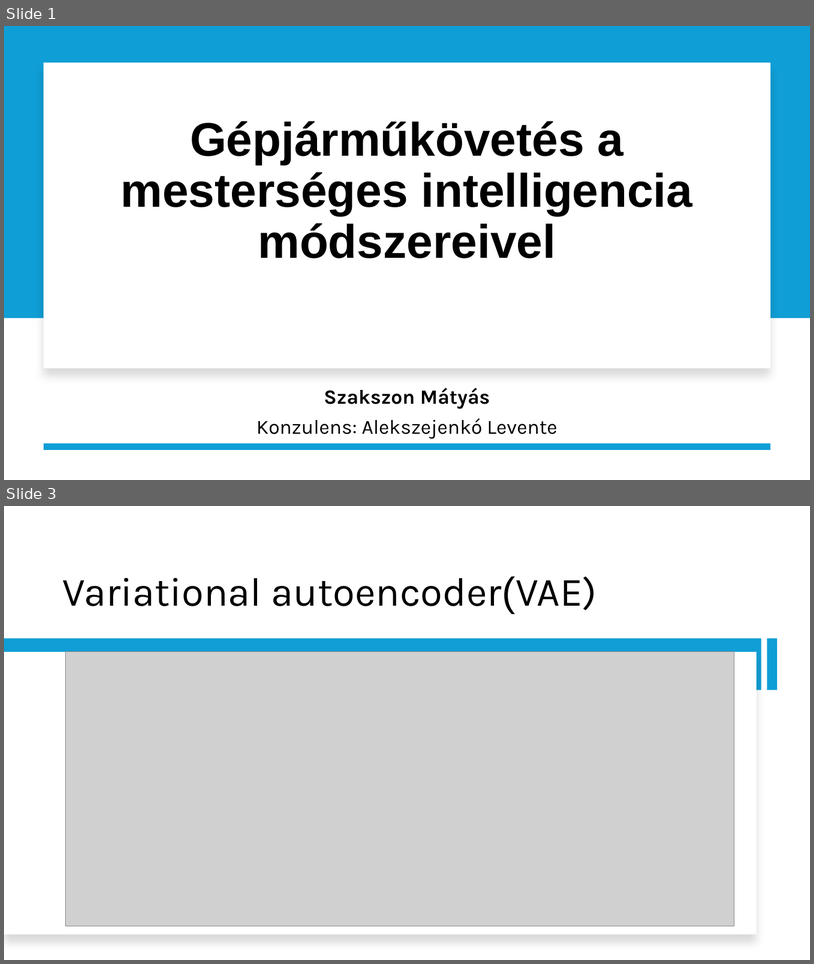
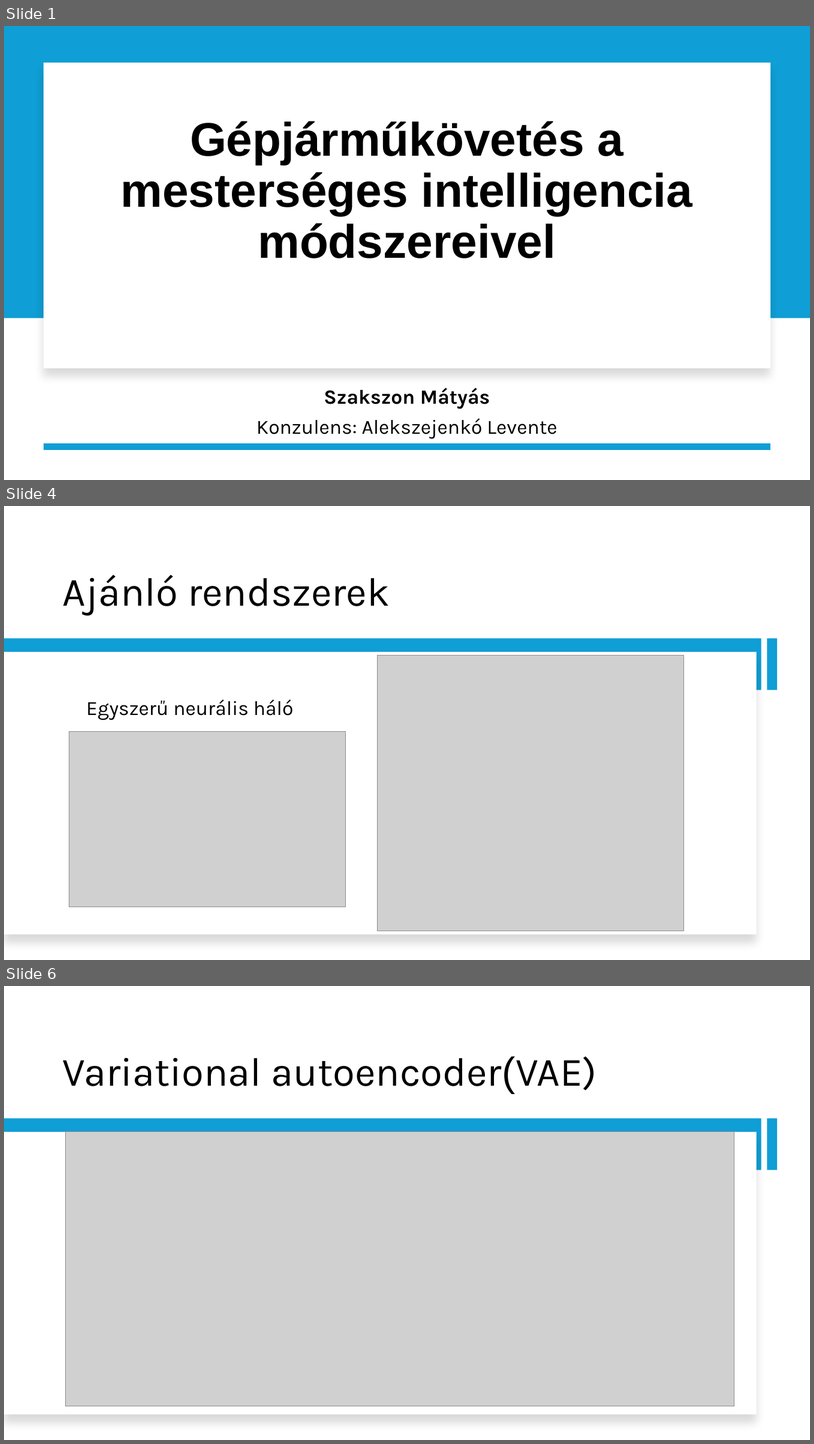
Before and after one commit to Matyiko/Dipterv, a slide deck: Gépjárműkövetés a mesterséges intelligencia módszereivel.pptx. Shown one above the other, each under a label of ours: slides 1 and 3 before the commit, slides 1, 4 and 6 after it; the slides between them are not shown. The pictures are 814x964 and 814x1444 pixels, drawn with LibreOffice and Linux fonts; fonts in the diff are those of the drawing; grey boxes stand for pictures. Boxes give left, top, right and bottom in pixels: in the first picture for what was removed or moved away, otherwise in the second. Text is boxed around its words. In the diff, an @@ line names an element or a change of style, - is before the commit and + after.

```diff
--- a/Gépjárműkövetés a mesterséges intelligencia módszereivel.pptx
+++ b/Gépjárműkövetés a mesterséges intelligencia módszereivel.pptx
@@ slide 4 added at (4, 506, 810, 960), background #FFFFFF @@
@@ title added at (63, 574, 390, 616), 48 pt, text #000000 @@
+Ajánló rendszerek
@@ rectangle added at (4, 639, 762, 690), fill #0F9ED5 @@
@@ rectangle added at (767, 639, 778, 690), fill #0F9ED5 @@
@@ rectangle added at (4, 652, 757, 934), fill #FFFFFF @@
@@ picture added at (378, 655, 684, 931) @@
@@ text added at (86, 699, 294, 720), 24 pt, text #000000 @@
+Egyszerű neurális háló
@@ picture added at (69, 731, 345, 906) @@
@@ what was slide 3 is now slide 6 @@
```
Also in this commit, not shown: 4 slides changed, 12 other slides added, 3 slides removed, 10 other files.
